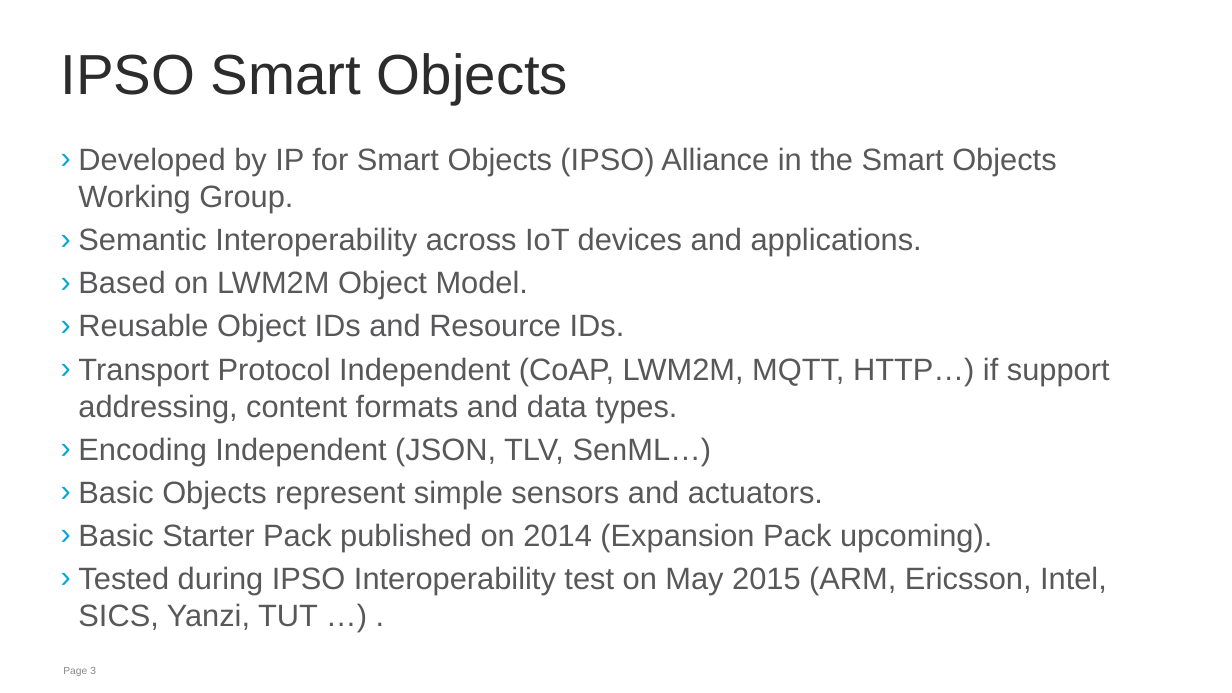
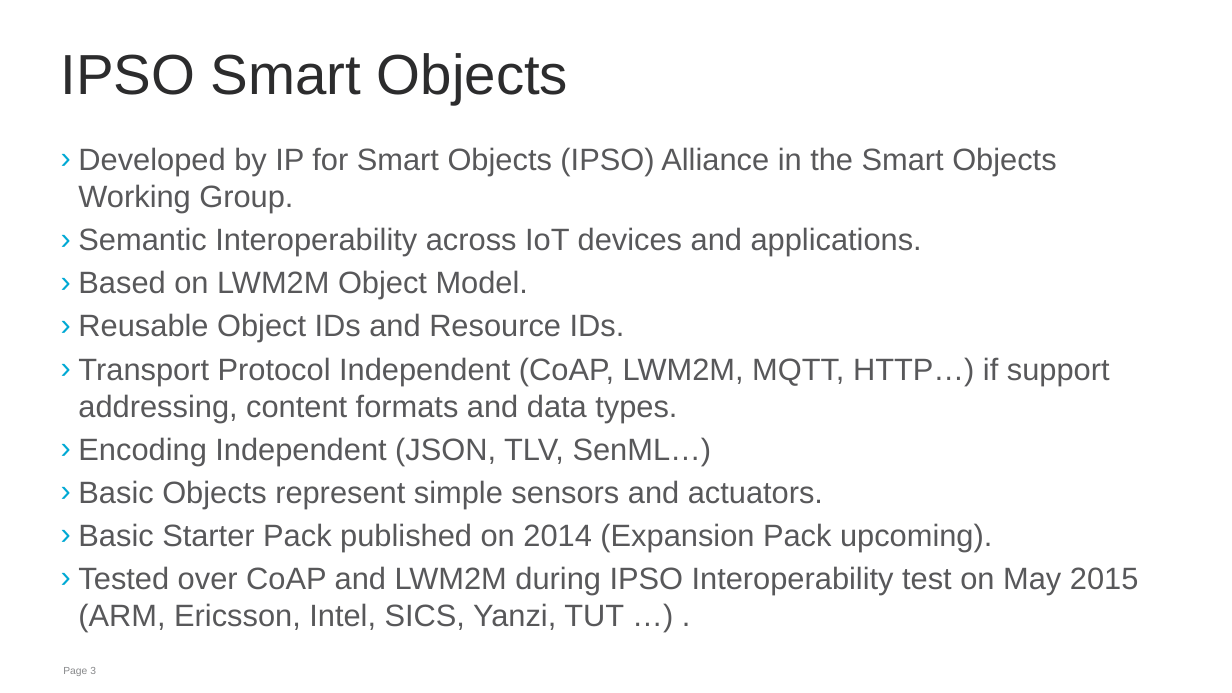
Before and after one commit to jaimejim/iot-playground, a slide deck: slide 3 of Documentation/IPSO_Intro_IOTWEEK.pptx. Drawn at 1232x693 pixels with LibreOffice and Linux fonts; fonts in the diff are those of the drawing; background and template pictures are left out. Boxes give left, top, right and bottom in pixels: in the first picture for what was removed or moved away, otherwise in the second. Text is boxed around its words. In the diff, an @@ line names an element or a change of style, - is before the commit and + after.

```diff
--- a/Documentation/IPSO_Intro_IOTWEEK.pptx
+++ b/Documentation/IPSO_Intro_IOTWEEK.pptx
@@ text at (78, 566, 1139, 632): text changed @@
-› Tested during IPSO Interoperability test on May 2015 (ARM, Ericsson, Intel, SICS, Yanzi, TUT …) .
+› Tested over CoAP and LWM2M during IPSO Interoperability test on May 2015 (ARM, Ericsson, Intel, SICS, Yanzi, TUT …) .
```
Also in this commit, not shown: 2 other slides changed.
